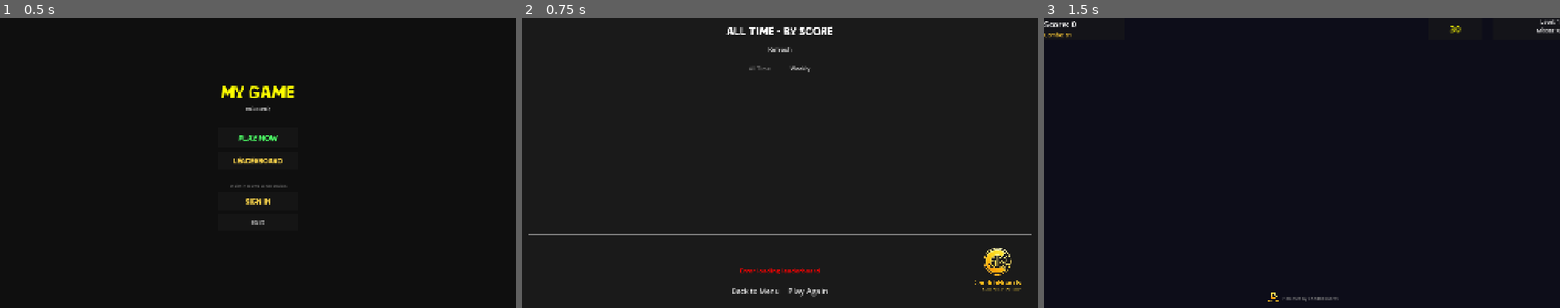
Above: before the commit, frames 1-3 (left to right).
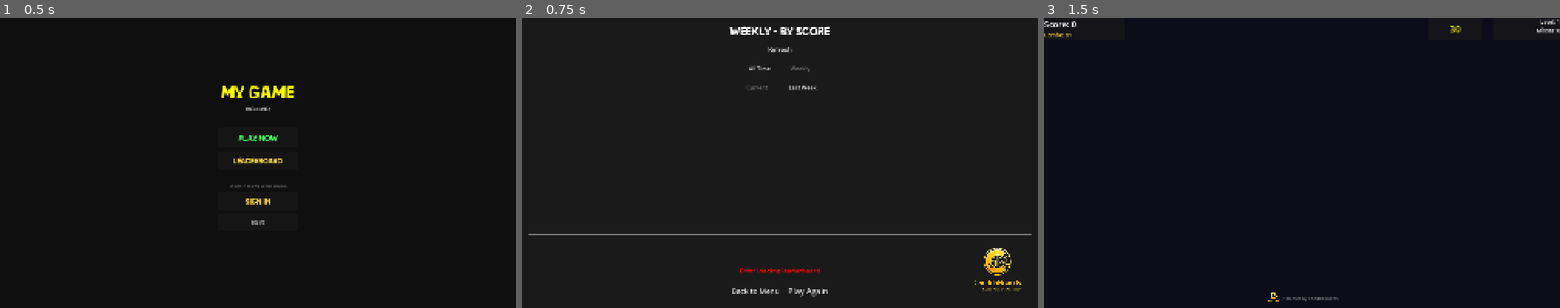
Above: after the commit, the same moments.

Repository: cheddatech/CheddaBoards-Godot
Game: Godot game, scene res://scenes/MainMenu.tscn
Same seed, same stepped clock (60 frames per second), same inputs: the game is played once before the commit and once after it.
Inputs:
- Up to frame 1 (0.5 s): no input
- Up to frame 2 (0.75 s): click "Leaderboard" at 0.5 s
- Up to frame 3 (1.5 s): click "Play Again" at 1.25 s

Frame 1 is identical in both runs. In frame 2, 0.6% of the frame differs, in the area x 39-61%, y 2-25%; in frame 3, nothing differs.

Commit message:
Update Leaderboard.gd

Diff:
--- a/scripts/Leaderboard.gd
+++ b/scripts/Leaderboard.gd
@@ -55,7 +55,7 @@
 const LEGACY_SCOREBOARD_ID: String = "all-time"              # Your OLD scoreboard ID
 
 ## Which scoreboard to show by default (change to match your preference)
-@export var scoreboard_id: String = "all-time"
+@export var scoreboard_id: String = "weekly"
 
 # ============================================================
 # NODE REFERENCES - HEADER
